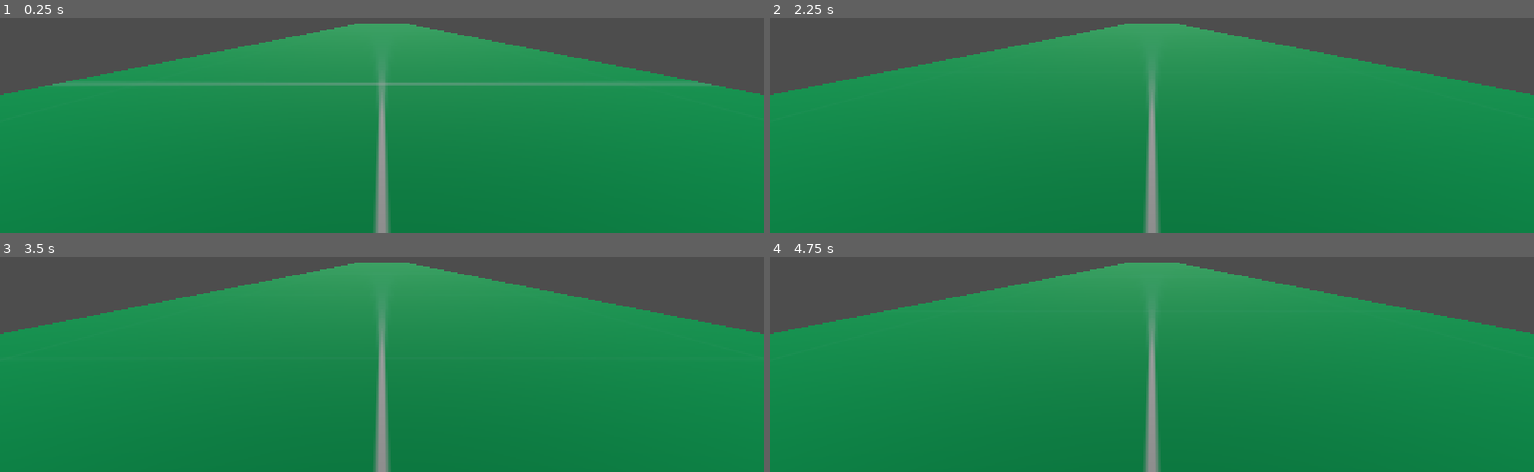
Above: before the commit, frames 1-4 (two rows, left to right).
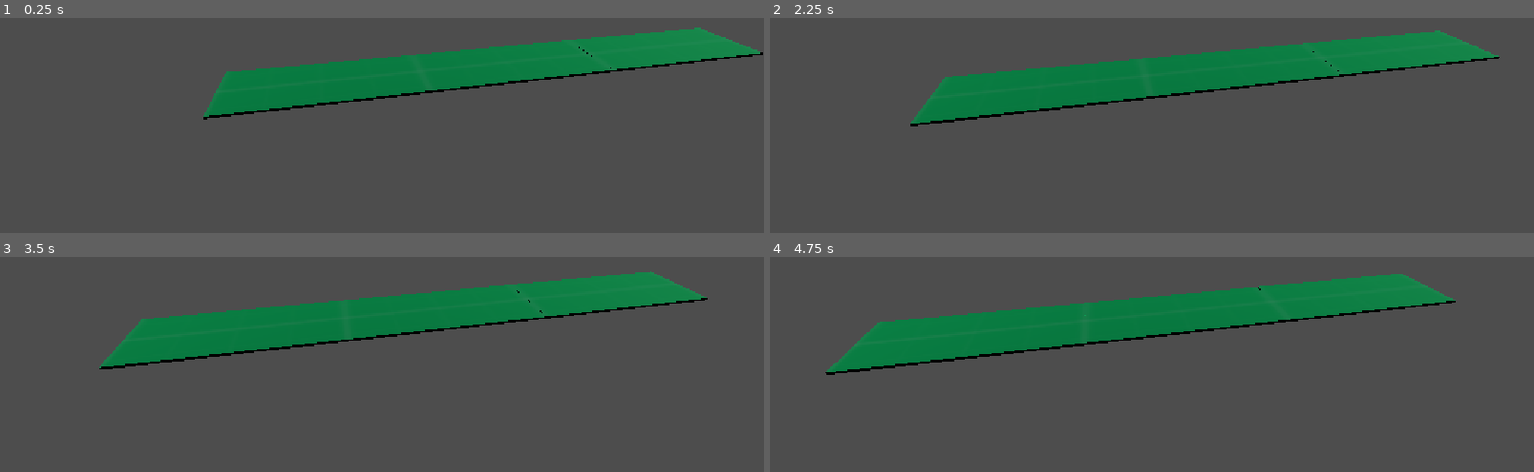
Above: after the commit, the same moments.

Repository: saLucasRd/arcade-runner
Game: Godot game, scene res://scenes/playground.tscn
The game is run twice, just before and just after one commit, with the same random seed, the same clock (stepped at 60 frames per second) and the same inputs.
Inputs (mouse positions are in pixels of both pictures, inside the frame that each line leads up to):
- Up to frame 1 (0.25 s): no input
- Up to frame 2 (2.25 s): move the mouse to (outside the picture) at 0.52 s; hold D 0.53-1.28 s; tap Shift at 0.6, 2.1 s; click (outside the picture) at 0.67 s; move the mouse to (999, 39) at 1.27 s; hold S 1.28-2.03 s; tap Ctrl at 1.35 s; move the mouse to (outside the picture) at 2.02 s; hold D from 2.03 s (still down)
- Up to frame 3 (3.5 s): move the mouse to (343, 343) at 2.77 s; release D at 2.78 s; hold W from 2.78 s (still down); tap Ctrl at 2.85 s; click (343, 343) at 2.92 s
- Up to frame 4 (4.75 s): move the mouse to (1381, 321) at 3.52 s; release W at 3.53 s; hold A from 3.53 s (still down); tap Shift at 3.6 s; move the mouse to (outside the picture) at 4.27 s; tap Ctrl at 4.35 s

The runs differ from the first frame. In frame 1, 82% of the frame differs, in the area x 0-100%, y 2-100%; in frame 2, 79%; in frame 3, 77%; in frame 4, 76%.

Commit message:
Refactor ground movement to work properly

Diff:
--- a/arcade-runner/scenes/ground.tscn
+++ b/arcade-runner/scenes/ground.tscn
@@ -1,10 +1,10 @@
 [gd_scene format=3 uid="uid://ce3q8pxc2rk7s"]
 
-[ext_resource type="Script" uid="uid://cw4kcq8keta1c" path="res://scenes/ground.gd" id="1_pybca"]
+[ext_resource type="Script" uid="uid://cw4kcq8keta1c" path="res://scripts/ground.gd" id="1_pybca"]
 [ext_resource type="Texture2D" uid="uid://drg8rhqolumvv" path="res://protype textures/Green/texture_01.png" id="2_mi8v4"]
 
 [sub_resource type="BoxShape3D" id="BoxShape3D_6kjfc"]
-size = Vector3(50, 2, 100)
+size = Vector3(50, 2, 150)
 
 [sub_resource type="StandardMaterial3D" id="StandardMaterial3D_pybca"]
 blend_mode = 4
@@ -12,11 +12,11 @@
 metallic = 1.0
 
 [sub_resource type="BoxMesh" id="BoxMesh_i3xvo"]
-size = Vector3(50, 2, 100)
+size = Vector3(50, 2, 150)
 
 [node name="Ground" type="StaticBody3D" unique_id=516402740]
 script = ExtResource("1_pybca")
-speed = 10.0
+speed = 18.0
 
 [node name="CollisionShape3D" type="CollisionShape3D" parent="." unique_id=979815666]
 shape = SubResource("BoxShape3D_6kjfc")
--- a/arcade-runner/scenes/playground.tscn
+++ b/arcade-runner/scenes/playground.tscn
@@ -5,6 +5,8 @@
 
 [sub_resource type="BoxShape3D" id="BoxShape3D_6kjfc"]
 size = Vector3(5, 1, 1)
+
+[sub_resource type="BoxShape3D" id="BoxShape3D_o7cku"]
 
 [node name="Playground" type="Node3D" unique_id=1428209750]
 script = ExtResource("1_hddm4")
@@ -14,22 +16,25 @@
 transform = Transform3D(1, 0, 0, 0, 0.7071067, 0.7071068, 0, -0.7071068, 0.7071067, 0, 73, 0)
 
 [node name="SpawnNewGroundArea3D" type="Area3D" parent="." unique_id=262060080]
-transform = Transform3D(1, 0, 0, 0, 1, 0, 0, 0, 1, 0, 1, -1)
+transform = Transform3D(1, 0, 0, 0, 1, 0, 0, 0, 1, 0, 1, 0)
 
 [node name="CollisionShape3D" type="CollisionShape3D" parent="SpawnNewGroundArea3D" unique_id=1620480151]
-transform = Transform3D(1, 0, 0, 0, 1, 0, 0, 0, 1, 0, 0, 1)
 shape = SubResource("BoxShape3D_6kjfc")
 
+[node name="DeleteGroundArea3D" type="Area3D" parent="." unique_id=1153720570]
+transform = Transform3D(1, 0, 0, 0, 1, 0, 0, 0, 1, 0, 1, -148)
+
+[node name="CollisionShape3D" type="CollisionShape3D" parent="DeleteGroundArea3D" unique_id=2003135511]
+shape = SubResource("BoxShape3D_o7cku")
+
+[node name="Camera3D2" type="Camera3D" parent="." unique_id=1197975994]
+transform = Transform3D(-0.17543118, 0.406666, -0.89657503, 0, 0.91069835, 0.41307208, 0.9844917, 0.07246572, -0.1597649, -193.72377, 137.83563, 80.30822)
+fov = 70.0
+
 [node name="Camera3D" type="Camera3D" parent="." unique_id=109767701]
-transform = Transform3D(-1, 0, 8.742278e-08, 0, 1, 0, -8.742278e-08, 0, -1, 0, 6, -124)
-
-[node name="Ground" parent="." unique_id=516402740 instance=ExtResource("2_qchbg")]
-transform = Transform3D(1, 0, 0, 0, 1, 0, 0, 0, 1, 0, 0, 50)
-
-[node name="Ground2" parent="." unique_id=603928982 instance=ExtResource("2_qchbg")]
-transform = Transform3D(1, 0, 0, 0, 1, 0, 0, 0, 1, 0, 0, -50)
-
-[node name="Ground3" parent="." unique_id=772786654 instance=ExtResource("2_qchbg")]
-transform = Transform3D(1, 0, 0, 0, 1, 0, 0, 0, 1, 0, 0, -150)
+transform = Transform3D(-1, 0, 8.742278e-08, 0, 1, 0, -8.742278e-08, 0, -1, 0, 6, 0)
+visible = false
+fov = 90.0
 
 [connection signal="body_entered" from="SpawnNewGroundArea3D" to="." method="_on_spawn_new_ground_area_3d_body_entered"]
+[connection signal="body_entered" from="DeleteGroundArea3D" to="." method="_on_delete_ground_area_3d_body_entered"]
--- a/arcade-runner/scenes/ground.gd
+++ b/arcade-runner/scripts/ground.gd
@@ -5,6 +5,3 @@
 
 func _physics_process(delta: float) -> void:
 	position.z -= speed * delta
-
-	if position.z <= -180:
-		queue_free()
--- a/arcade-runner/scripts/playground.gd
+++ b/arcade-runner/scripts/playground.gd
@@ -2,18 +2,20 @@
 
 @export var ground_scene: PackedScene
 
+func _ready() -> void:
+	var first_ground = ground_scene.instantiate()
+	first_ground.position.z = 75
+	add_child(first_ground)
 
+	var second_ground = ground_scene.instantiate()
+	second_ground.position.z = 225
+	add_child(second_ground)
 
-func _ready() -> void:
-	pass
-
-func _physics_process(delta: float) -> void:
-	pass
 
 func _on_spawn_new_ground_area_3d_body_entered(body: Node3D) -> void:
 	var new_ground = ground_scene.instantiate()
-	new_ground.position.z = 100
+	new_ground.position.z = 375
 	add_child(new_ground)
-	var new_ground2 = ground_scene.instantiate()
-	new_ground.position.z = 150
-	add_child(new_ground)
+
+func _on_delete_ground_area_3d_body_entered(body: Node3D) -> void:
+	body.queue_free()
Renamed: arcade-runner/scenes/ground.gd.uid -> arcade-runner/scripts/ground.gd.uid
